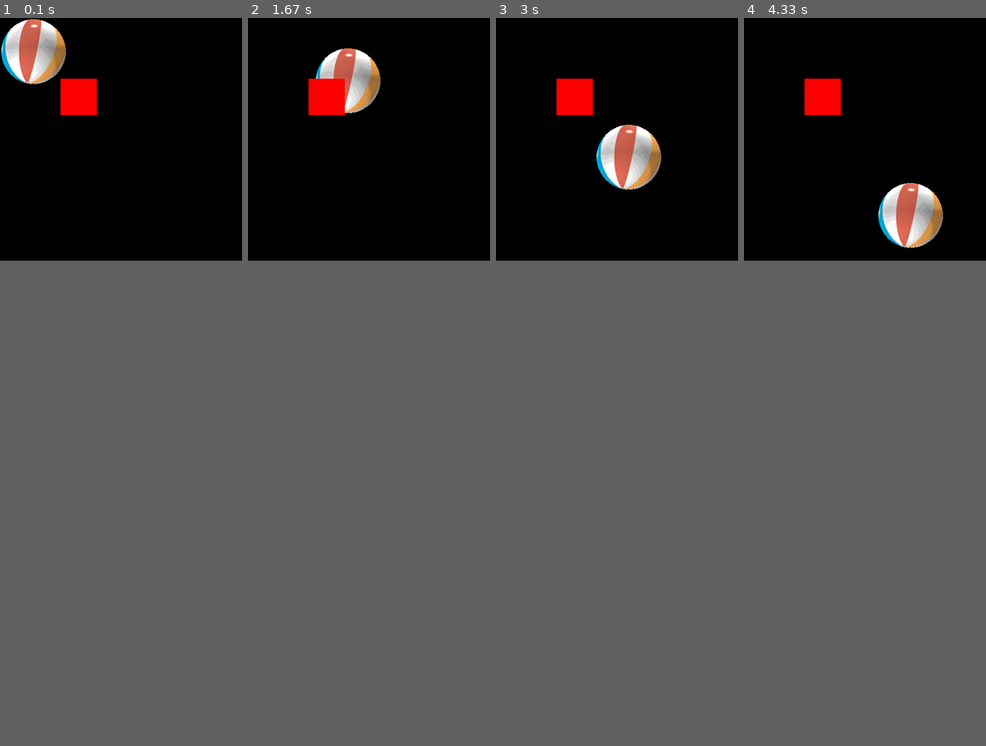
Above: before the commit, frames 1-4 (left to right).
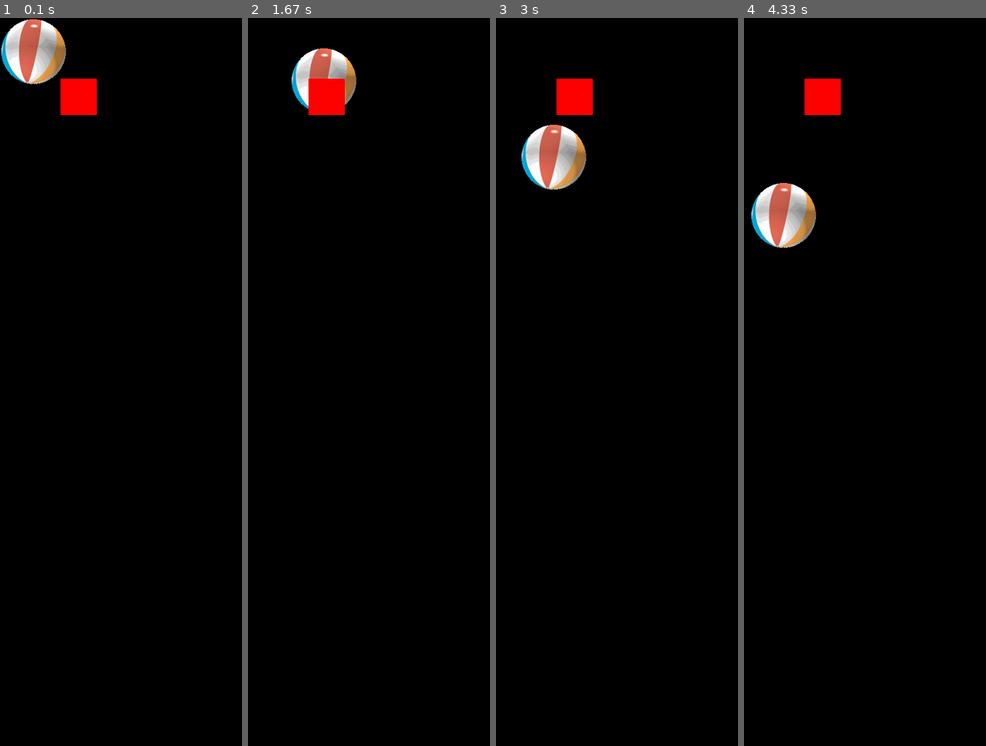
Above: after the commit, the same moments.

Repository: Slickness/pygame_start
Game: pygame game, started from main.py
Same seed, same stepped clock (60 frames per second), same inputs: the game is played once before the commit and once after it.
Inputs:
- Up to frame 1 (0.1 s): no input
- Up to frame 2 (1.67 s): hold Right 0.33-0.8 s; hold Up 0.83-1.13 s; hold Right 1.17-1.63 s
- Up to frame 3 (3 s): hold Left 1.67-2.2 s; hold Down 2.23-2.53 s; hold Left 2.57-2.97 s
- Up to frame 4 (4.33 s): hold Up 3-3.37 s; hold Right 3.4-4.03 s; hold Down from 4.07 s (still down)
In our replay, the window is 300x300 before the commit and 300x900 after it. These sizes can differ from the game's own. Grey fills any space a smaller window leaves; there, only what the larger window draws over its background counts as a difference.

The runs differ from the first frame. In frame 1, only the window size differs. In frame 2, 2.0% of the frame differs, in the area x 18-55%, y 4-14%; in frame 3, 3.8%; in frame 4, 3.8%, in the area x 3-83%, y 22-32%.

Commit message:
made a display to scale

Diff:
--- a/main.py
+++ b/main.py
@@ -9,13 +9,13 @@
 pygame.init()
 pygame.display.set_caption("My Game")
 
-size = width, height = 400, 400
+size = width, height = 200, 600
 
 speed = [0, 0]
 black = 0, 0, 0
 
-screen = pygame.display.set_mode(size)
-
+screen = pygame.display.set_mode((size[0]*2, size[1]*2))
+display = pygame.Surface(size)
 player_image = pygame.image.load("images/player.png")
 playerrect = player_image.get_rect()
 
@@ -50,9 +50,13 @@
     if ballrect.top < 0 or ballrect.bottom > height:
         speed[1] = -speed[1]
     pygame.display.flip()
-    screen.fill(black)
-    screen.blit(ball, ballrect)
-    test = pygame.draw.rect(screen, (255,0,0), pygame.Rect(100, 100, 60, 60))
+    display.fill(black)
+    display.blit(ball, ballrect)
+    test = pygame.draw.rect(display, (255,0,0), pygame.Rect(100, 100, 60, 60))
+    screen.blit(pygame.transform.scale(display,size),(0,0))
+
+
+
     if ballrect.colliderect(test):
         print ("hit")
 
